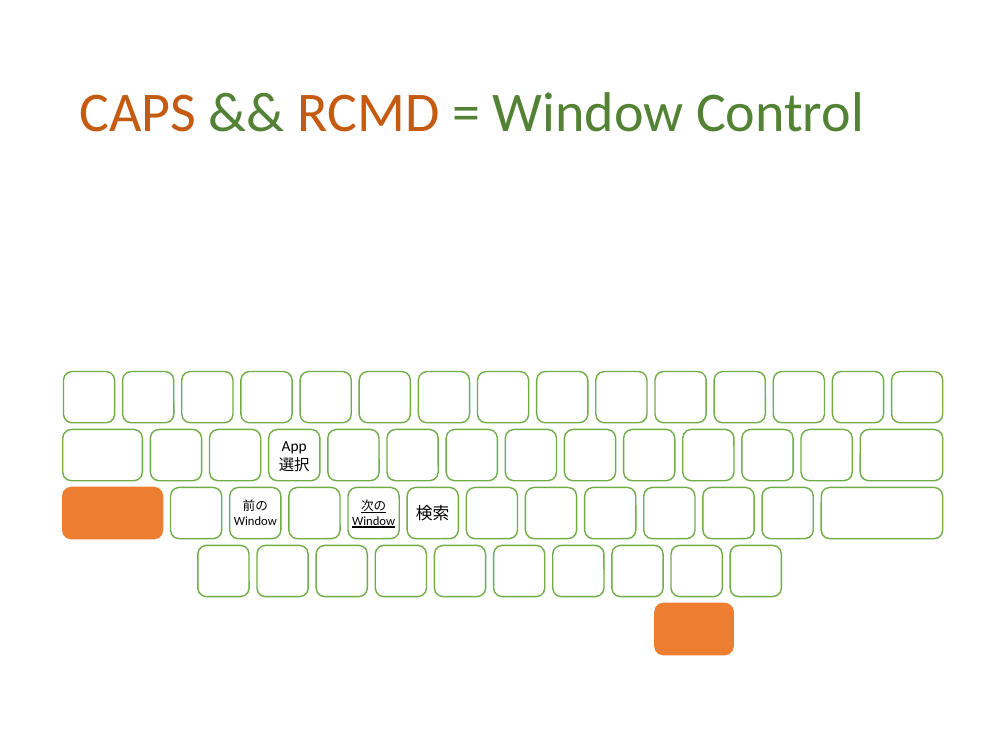
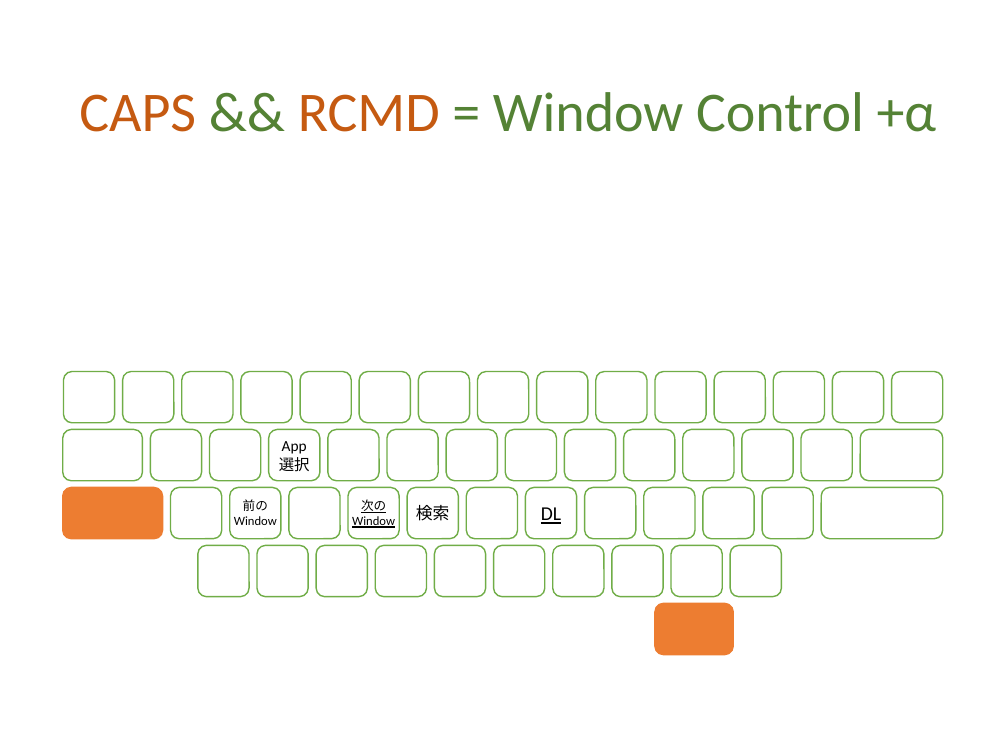
Before and after one commit to ittooo66/myAHK, a slide deck: slide 7 of MANUAL.pptx (slide 8 before the commit). Drawn at 1008x756 pixels with LibreOffice and Linux fonts; fonts in the diff are those of the drawing. Boxes give left, top, right and bottom in pixels: in the first picture for what was removed or moved away, otherwise in the second. Text is boxed around its words. In the diff, an @@ line names an element or a change of style, - is before the commit and + after.

Commit message:
Manual更新

```diff
--- a/MANUAL.pptx
+++ b/MANUAL.pptx
@@ title at (79, 92, 937, 132): text changed @@
-CAPS && RCMD = Window Control
+CAPS && RCMD = Window Control +α
@@ text in rounded rectangle at (541, 507, 561, 524): text added @@
+DL
```
